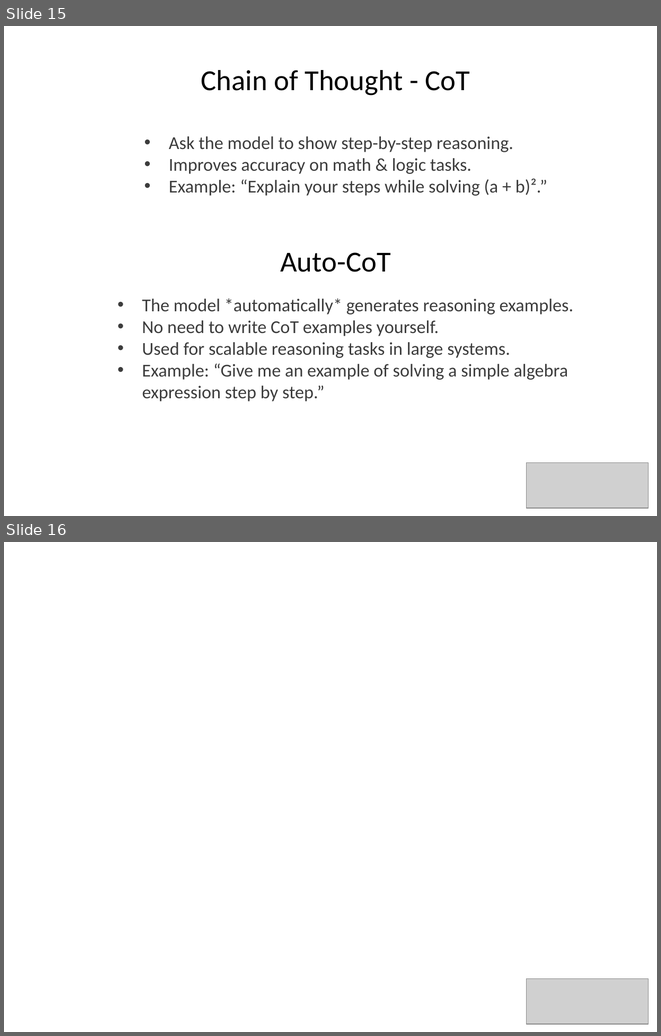
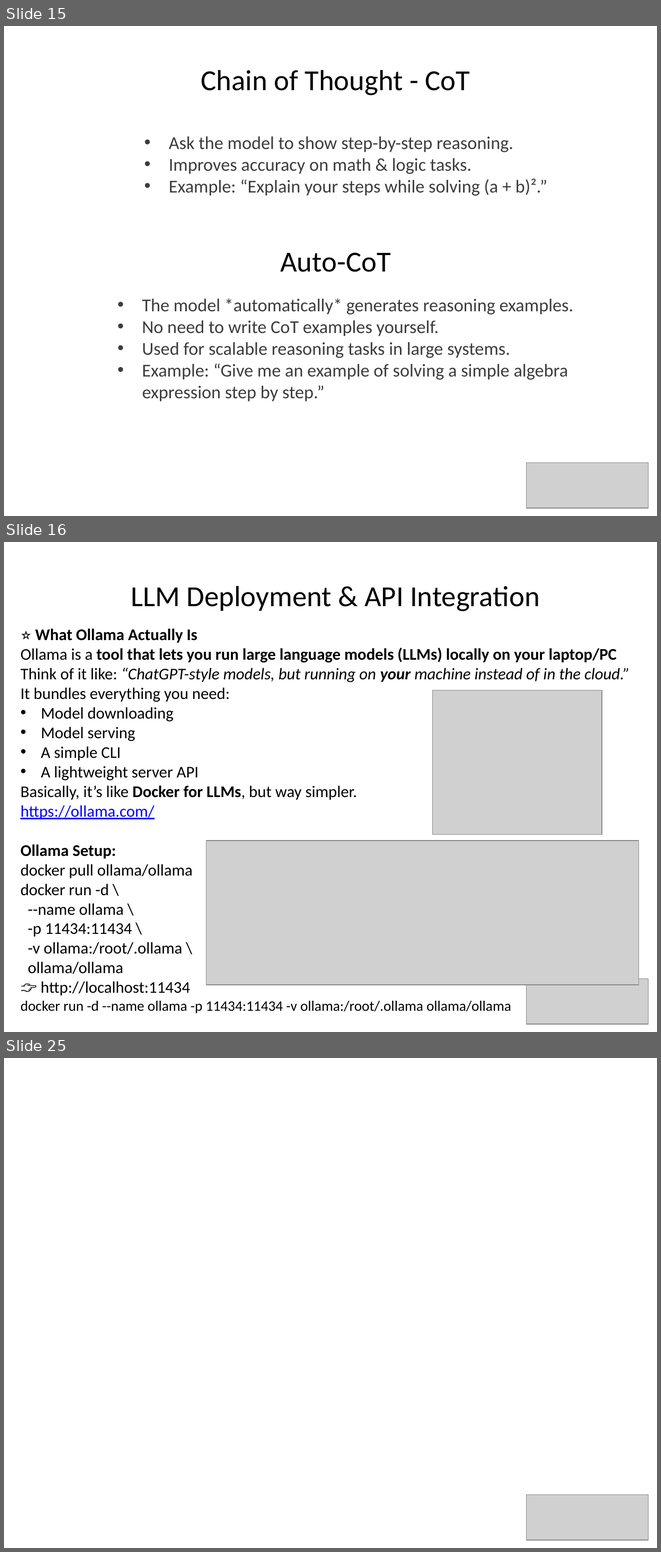
Before and after one commit to SkyNetix-Systems/GenAI, a slide deck: Trainings/Generative AI.pptx. Shown one above the other, each under a label of ours: slides 15 and 16 before the commit, slides 15, 16 and 25 after it; the slides between them are not shown. The pictures are 661x1036 and 661x1552 pixels, drawn with LibreOffice and Linux fonts; fonts in the diff are those of the drawing; grey boxes stand for pictures; background and template pictures are left out. Boxes give left, top, right and bottom in pixels: in the first picture for what was removed or moved away, otherwise in the second. Text is boxed around its words. In the diff, an @@ line names an element or a change of style, - is before the commit and + after.

```diff
--- a/Trainings/Generative AI.pptx
+++ b/Trainings/Generative AI.pptx
@@ slide 16 added at bbox=[4, 542, 657, 1032], background picture (left out) @@
@@ text added at bbox=[131, 586, 540, 611], 32 pt, text #000000 @@
+LLM Deployment & API Integration
@@ text added at bbox=[20, 628, 630, 1013], 18 pt, text #000000 @@
+⭐ What Ollama Actually Is
+Ollama is a tool that lets you run large language models (LLMs) locally on your laptop/PC
+Think of it like: “ChatGPT-style models, but running on your machine instead of in the cloud.”
+It bundles everything you need:
+• Model downloading
+• Model serving
+• A simple CLI
+• A lightweight server API
+Basically, it’s like Docker for LLMs, but way simpler.
+https://ollama.com/
+Ollama Setup:
+docker pull ollama/ollama
+docker run -d \
+--name ollama \
+-p 11434:11434 \
+-v ollama:/root/.ollama \
+ollama/ollama
+👉 http://localhost:11434
+docker run -d --name ollama -p 11434:11434 -v ollama:/root/.ollama ollama/ollama
@@ picture added at bbox=[432, 690, 602, 835] @@
@@ picture added at bbox=[206, 840, 639, 985] @@
@@ picture added at bbox=[527, 979, 648, 1024] @@
@@ what was slide 16 is now slide 25 @@
```
Also in this commit, not shown: 18 other slides added, 24 other files.
